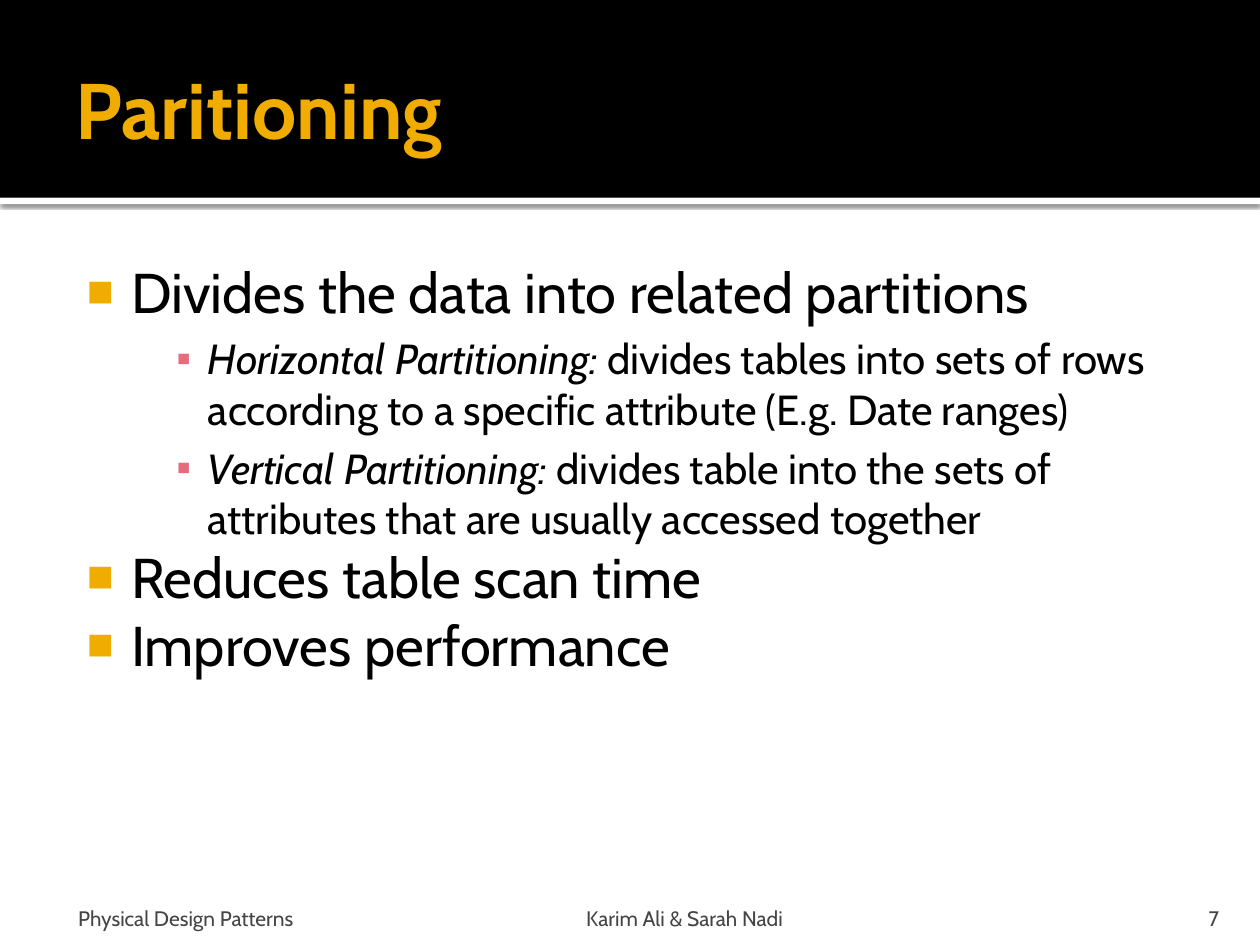
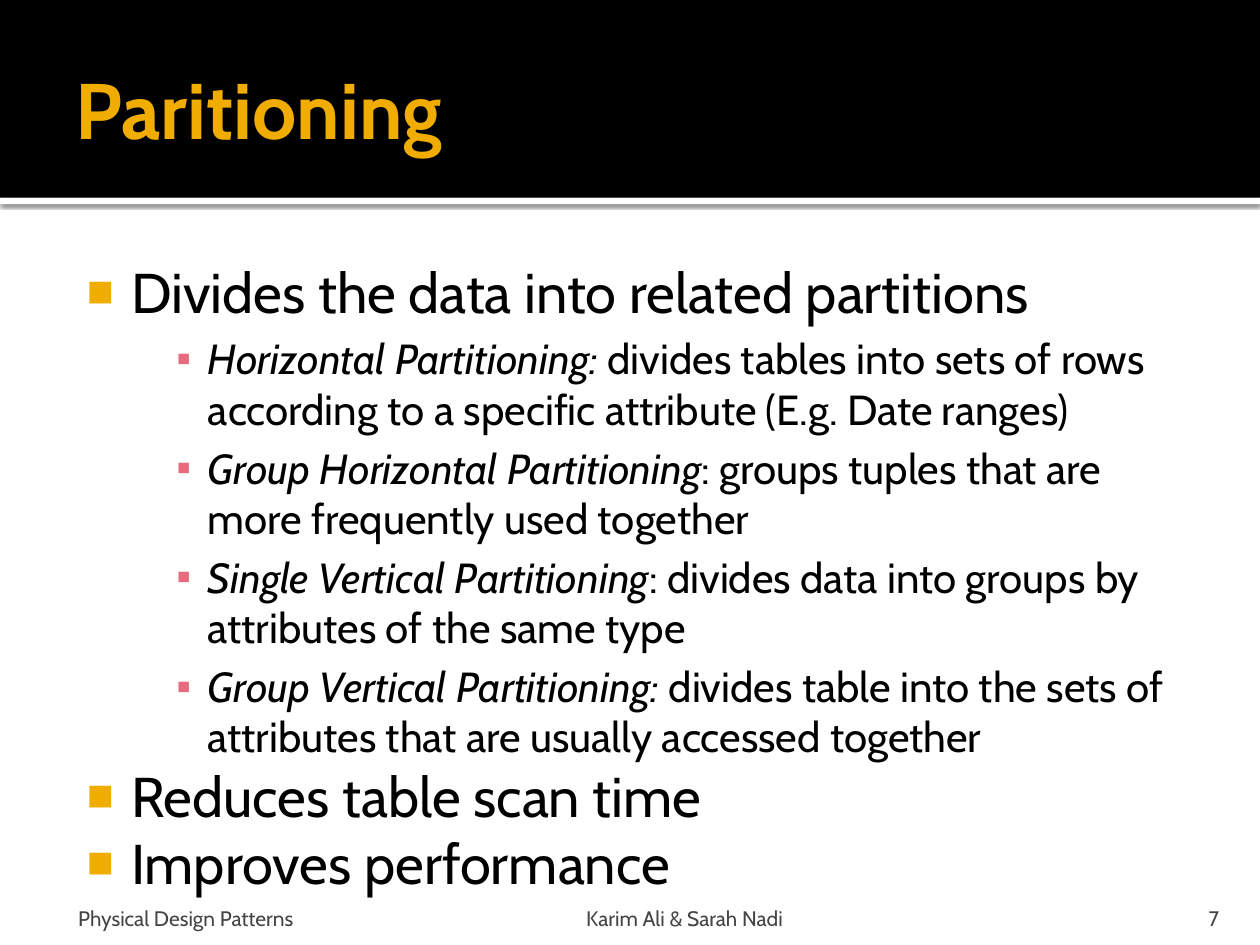
Before and after one commit to snadi/cs848-db, a slide deck: slide 7 of cs848-db/PhysDesignPres.pptx. Drawn at 1260x945 pixels with LibreOffice and Linux fonts; fonts in the diff are those of the drawing. Boxes give left, top, right and bottom in pixels: in the first picture for what was removed or moved away, otherwise in the second. Text is boxed around its words. In the diff, an @@ line names an element or a change of style, - is before the commit and + after.

```diff
--- a/cs848-db/PhysDesignPres.pptx
+++ b/cs848-db/PhysDesignPres.pptx
@@ text at bbox=[208, 452, 1164, 762]: text changed @@
-    ▪ Vertical Partitioning: divides table into the sets of attributes that are usually accessed together
+    ▪ Group Horizontal Partitioning: groups tuples that are more frequently used together
+    ▪ Single Vertical Partitioning: divides data into groups by attributes of the same type
+    ▪ Group Vertical Partitioning: divides table into the sets of attributes that are usually accessed together
```
Also in this commit, not shown: 4 other slides changed, 1 slide removed, 2 other files.
